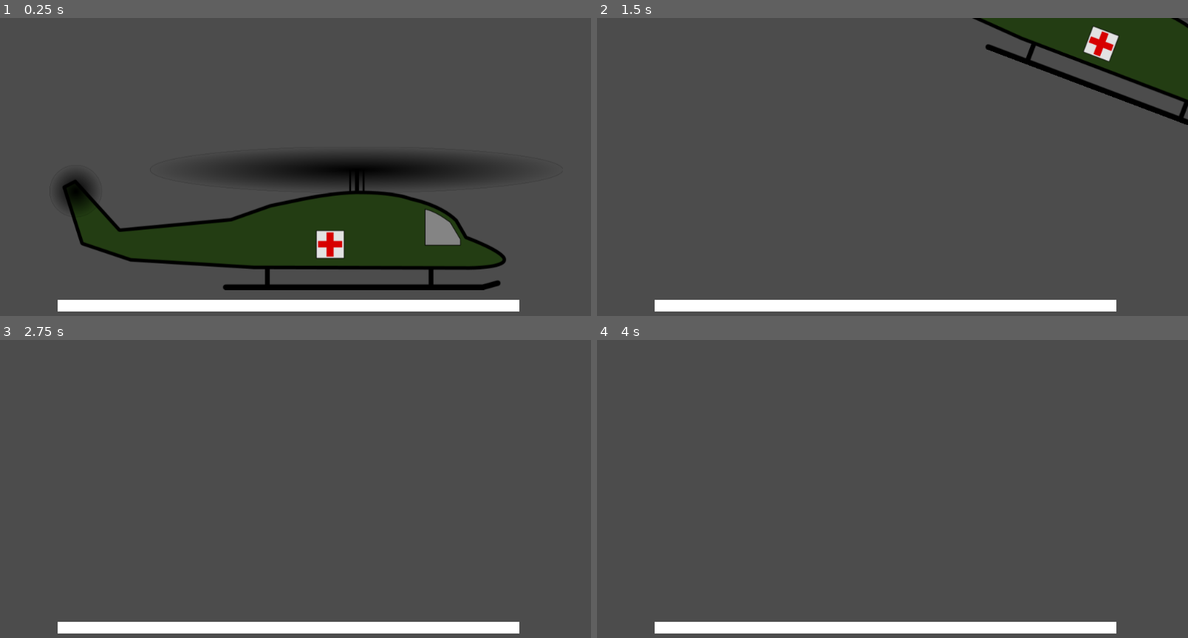
Above: before the commit, frames 1-4 (two rows, left to right).
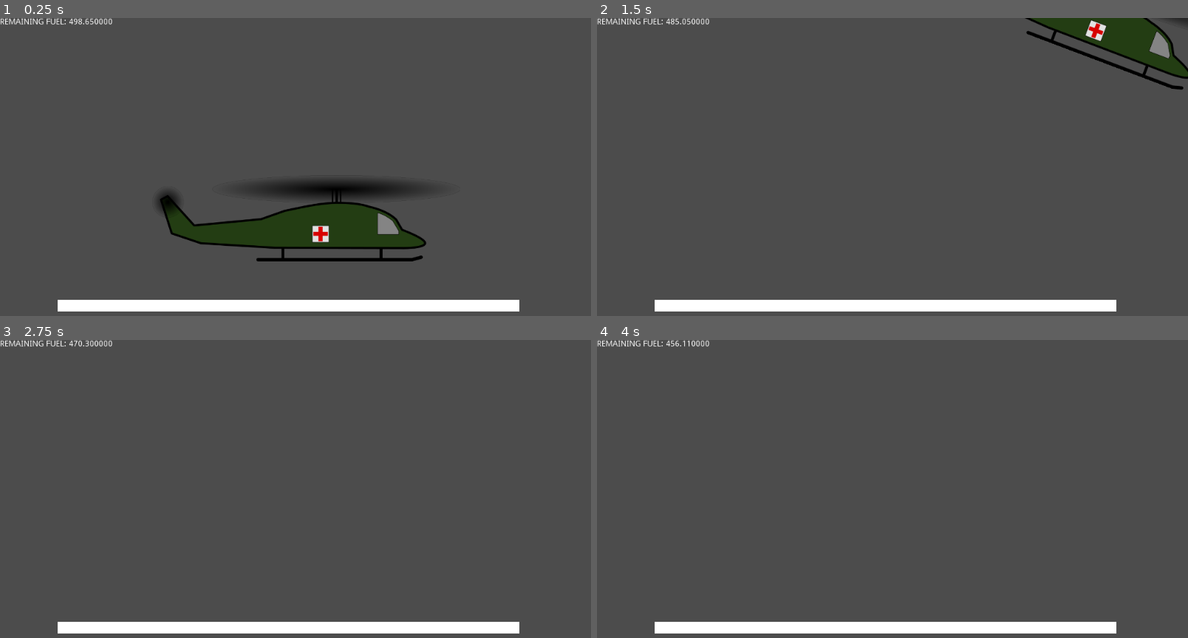
Above: after the commit, the same moments.

Repository: Inglo-Games/EvacHavoc2
Game: Godot game, scene res://scenes/test_level.tscn
Same seed, same stepped clock (60 frames per second), same inputs: the game is played once before the commit and once after it. This scene is started directly instead of the project's main scene.
Inputs:
- Up to frame 1 (0.25 s): no input
- Up to frame 2 (1.5 s): hold Up (move_up) 0.53-1.28 s; hold Right (move_right) from 0.53 s (still down); tap Up (move_up) at 1.35 s
- Up to frame 3 (2.75 s): tap Up (move_up) at 1.52, 1.82 s; release Right (move_right) at 2.03 s; hold Left (move_left) from 2.03 s (still down); hold Up (move_up) from 2.03 s (still down)
- Up to frame 4 (4 s): tap Enter at 2.75 s; release Left (move_left) at 2.78 s; release Up (move_up) at 2.78 s; hold Right (move_right) from 2.78 s (still down); tap Up (move_up) at 2.85, 3.02, 3.32 s; tap Space at 3.5 s; hold Up (move_up) from 3.53 s (still down)

The runs differ from the first frame. In frame 1, 16% of the frame differs, in the area x 0-86%, y 0-92%; in frame 2, 4.7%; in frame 3, 0.2%; in frame 4, 0.2%.

Commit message:
Adding fuel mechanic

Diff:
--- a/game/scenes/player.tscn
+++ b/game/scenes/player.tscn
@@ -13,11 +13,11 @@
 [node name="player" type="KinematicBody2D"]
 script = ExtResource( 2 )
 
-[node name="Sprite" type="Sprite" parent="."]
+[node name="body_sprite" type="Sprite" parent="."]
 texture = ExtResource( 1 )
 
 [node name="body_shape" type="CollisionPolygon2D" parent="."]
-polygon = PoolVector2Array( 335.709, 115.944, 311.155, 124.284, -141.481, 122.894, -152.56, 84.1437, -236.983, 79.6018, - …(263 unchanged characters)…
+polygon = PoolVector2Array( 335.709, 115.944, 311.155, 124.284, -142.533, 124.479, -152.56, 84.1437, -236.983, 79.6018, - …(263 unchanged characters)…
 
 [node name="top_prop_shape" type="CollisionShape2D" parent="."]
 position = Vector2( 88.445, -83.03 )
--- a/game/scenes/test_level.tscn
+++ b/game/scenes/test_level.tscn
@@ -1,10 +1,12 @@
-[gd_scene load_steps=3 format=2]
+[gd_scene load_steps=4 format=2]
 
 [ext_resource path="res://scenes/player.tscn" type="PackedScene" id=1]
+[ext_resource path="res://scripts/test_level.gd" type="Script" id=2]
 
 [sub_resource type="RectangleShape2D" id=1]
 
 [node name="test_level" type="Node2D"]
+script = ExtResource( 2 )
 
 [node name="StaticBody2D" type="StaticBody2D" parent="."]
 position = Vector2( 500, 500 )
@@ -25,3 +27,12 @@
 
 [node name="player" parent="." instance=ExtResource( 1 )]
 position = Vector2( 530.584, 348.195 )
+scale = Vector2( 0.6, 0.6 )
+
+[node name="Label" type="Label" parent="."]
+margin_right = 40.0
+margin_bottom = 14.0
+text = "REMAINING FUEL: "
+__meta__ = {
+"_edit_use_anchors_": false
+}
--- a/game/scripts/player.gd
+++ b/game/scripts/player.gd
@@ -4,26 +4,56 @@
 # Constants
 const MOVE_SPEED : int = 400
 const MOVE_ANGLE : float = 23.0
+const FUEL_MAX : float = 500.0
 
 # State variables
 var velocity : Vector2 = Vector2()
+var fuel : float = FUEL_MAX
+
+# Signals
+signal remaining_fuel
 
 func _physics_process(delta):
 
 	var direction : Vector2 = Vector2(0, 0)
 
-	if Input.is_action_pressed("move_right"):
-		direction.x += 1
-		direction.y -= 0.2
-	if Input.is_action_pressed("move_left"):
-		direction.x -= 1
-		direction.y -= 0.2
-	if Input.is_action_pressed("move_down"):
-		direction.y += 1
-	if Input.is_action_pressed("move_up"):
-		direction.y -= 1
+	if fuel > 0:
+		if Input.is_action_pressed("move_right"):
+			direction.x += 1
+			direction.y -= 0.2
+			fuel -= 0.06
+		if Input.is_action_pressed("move_left"):
+			direction.x -= 1
+			direction.y -= 0.2
+			fuel -= 0.06
+		if Input.is_action_pressed("move_down"):
+			direction.y += 1
+			fuel -= 0.04
+		if Input.is_action_pressed("move_up"):
+			direction.y -= 1
+			fuel -= 0.07
+	else:
+		direction.y += 3
 
 	velocity.x = lerp(velocity.x, direction.x * MOVE_SPEED, 0.1)
 	velocity.y = lerp(velocity.y, direction.y * MOVE_SPEED, 0.1)
 	rotation = lerp_angle(rotation, deg2rad(direction.x * MOVE_ANGLE), 0.04)
-	move_and_collide(velocity * delta)
+	var collision_info = move_and_collide(velocity * delta)
+
+	if is_on_floor():
+		# If just sitting on ground...
+		fuel -= 0.03
+	elif direction.y > 0:
+		# If moving down (and maybe sideways)...
+		fuel -= 0.04
+	elif direction.y <= 1:
+		# If moving up (and maybe sideways)...
+		fuel -= 0.09
+	elif direction.x == 1 or direction.x == -1:
+		# If moving sideways without up or down...
+		fuel -= 0.07
+	else:
+		# If just hovering...
+		fuel -= 0.05
+
+	emit_signal("remaining_fuel", fuel)
--- /dev/null
+++ b/game/scripts/test_level.gd
@@ -0,0 +1,10 @@
+extends Node2D
+
+onready var player = $player
+onready var fuel_label = $Label
+
+func _ready():
+	player.connect("remaining_fuel", self, "_on_fuel_update")
+
+func _on_fuel_update(fuel : float):
+	fuel_label.text = "REMAINING FUEL: %f" % fuel
